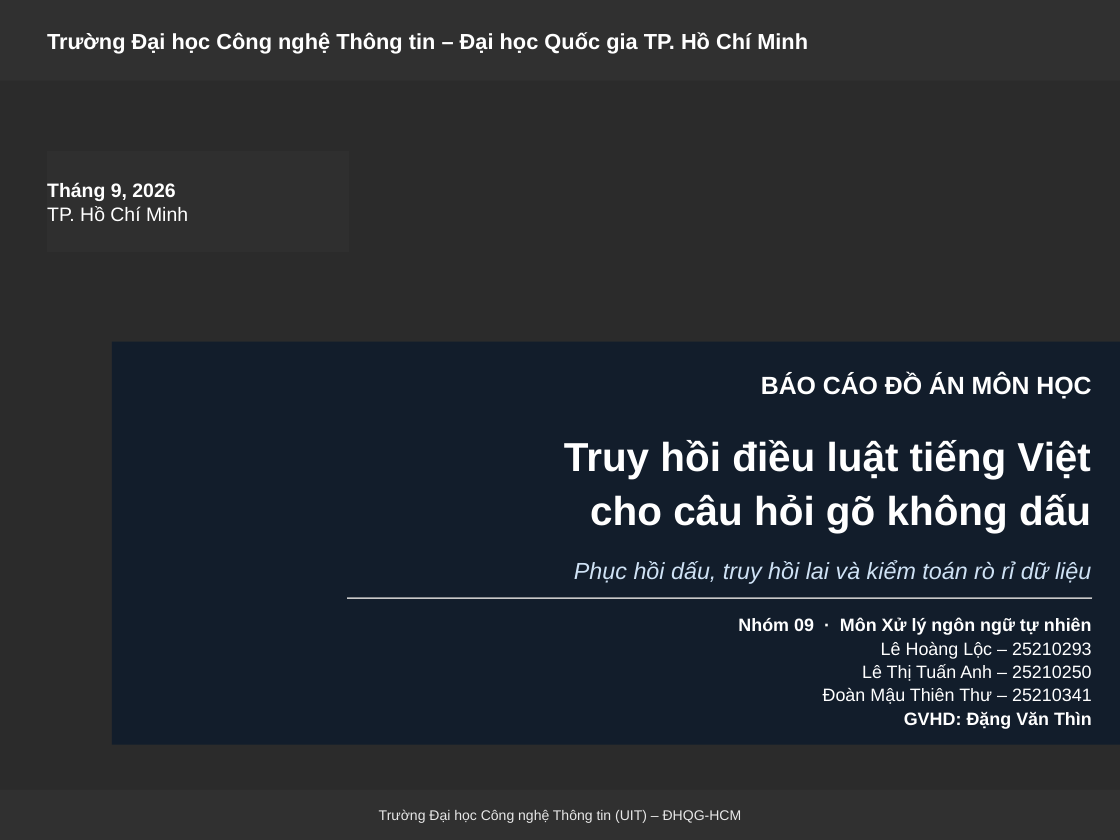
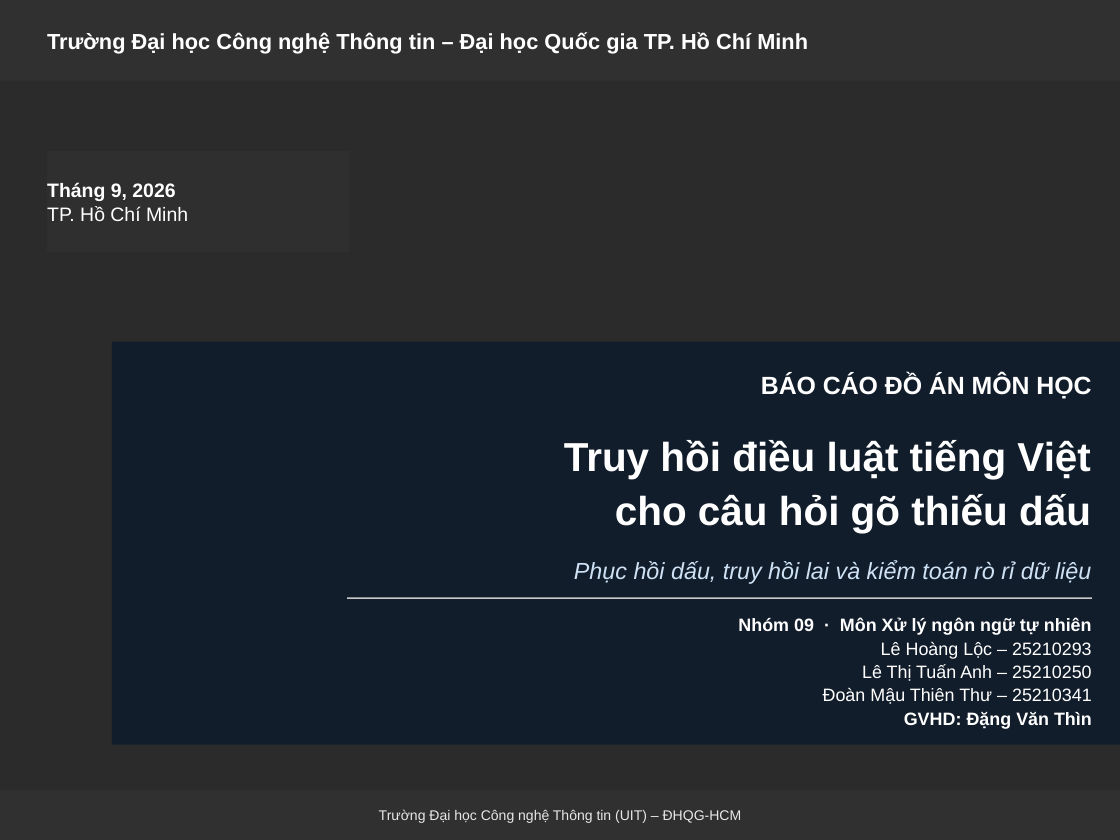
Before and after one commit to Messiac24/vietnamese-legal-retrieval-khong-dau, a slide deck: slide 1 of docs/slides/Nhom09_XLNNTN_BaoCao.pptx. Drawn at 1120x840 pixels with LibreOffice and Linux fonts; fonts in the diff are those of the drawing; background and template pictures are left out; a plain dark background stands for a picture behind light text. Boxes give left, top, right and bottom in pixels: in the first picture for what was removed or moved away, otherwise in the second. Text is boxed around its words. In the diff, an @@ line names an element or a change of style, - is before the commit and + after.

Commit message:
docs: doi ten de tai "go khong dau" thanh "go thieu dau"
Tu khi bo cong dinh tuyen, he xu ly ca cau go dau mot nua, nen ten cu
hep hon pham vi that. Chi doi o cac dong mang ten de tai; cac cho mo ta
buoc 7 van giu "khong dau" vi dung nghia. Dung lai slide.

```diff
--- a/docs/slides/Nhom09_XLNNTN_BaoCao.pptx
+++ b/docs/slides/Nhom09_XLNNTN_BaoCao.pptx
@@ text at box(615, 494, 1091, 533): text changed @@
-cho câu hỏi gõ không dấu
+cho câu hỏi gõ thiếu dấu
```
Also in this commit, not shown: 6 other files.
